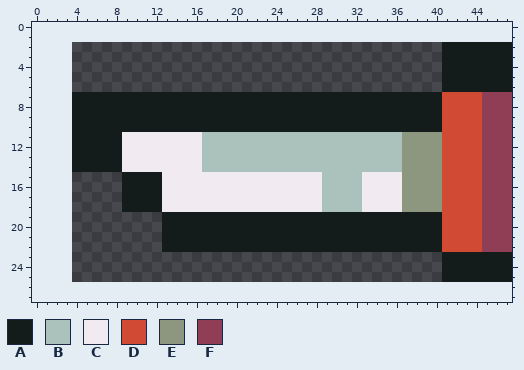
Edited in one commit: pixel-art sprite (pictures/weapons/sword/left.png). Above, as it was before the edit.
The file is 44x24 pixels. The old version is drawn lined up with the new one, on the new canvas.
Palette (. is transparent): A #141b1b  B #abc2bc  C #f2eaf1  D #d14b34  E #8d977f  F #8f3e56
New version:
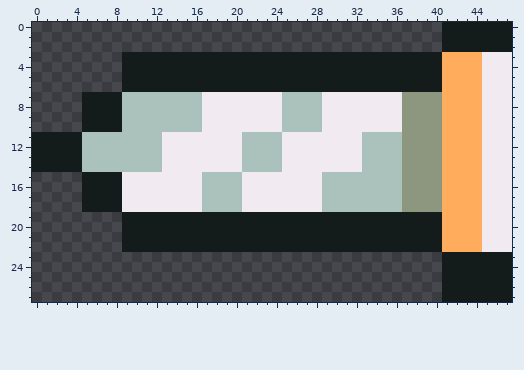
Changes in this commit:
canvas 44x24 -> 48x28, the old top-left corner now at 4,2
@@ palette @@
-D #d14b34
+D #ffad5d
@@ x 0..47 @@
- 0 ................................................
- 1 ................................................
+ 0 .........................................AAAAAAA
+ 1 .........................................AAAAAAA
  2 .........................................AAAAAAA
- 3 .........................................AAAAAAA
- 4 .........................................AAAAAAA
- 5 .........................................AAAAAAA
- 6 .........................................AAAAAAA
- 7 ....AAAAAAAAAAAAAAAAAAAAAAAAAAAAAAAAAAAAADDDDFFF
- 8 ....AAAAAAAAAAAAAAAAAAAAAAAAAAAAAAAAAAAAADDDDFFF
- 9 ....AAAAAAAAAAAAAAAAAAAAAAAAAAAAAAAAAAAAADDDDFFF
-10 ....AAAAAAAAAAAAAAAAAAAAAAAAAAAAAAAAAAAAADDDDFFF
-11 ....AAAAACCCCCCCCBBBBBBBBBBBBBBBBBBBBEEEEDDDDFFF
-12 ....AAAAACCCCCCCCBBBBBBBBBBBBBBBBBBBBEEEEDDDDFFF
-13 ....AAAAACCCCCCCCBBBBBBBBBBBBBBBBBBBBEEEEDDDDFFF
-14 ....AAAAACCCCCCCCBBBBBBBBBBBBBBBBBBBBEEEEDDDDFFF
-15 .........AAAACCCCCCCCCCCCCCCCBBBBCCCCEEEEDDDDFFF
-16 .........AAAACCCCCCCCCCCCCCCCBBBBCCCCEEEEDDDDFFF
-17 .........AAAACCCCCCCCCCCCCCCCBBBBCCCCEEEEDDDDFFF
-18 .........AAAACCCCCCCCCCCCCCCCBBBBCCCCEEEEDDDDFFF
-19 .............AAAAAAAAAAAAAAAAAAAAAAAAAAAADDDDFFF
-20 .............AAAAAAAAAAAAAAAAAAAAAAAAAAAADDDDFFF
-21 .............AAAAAAAAAAAAAAAAAAAAAAAAAAAADDDDFFF
-22 .............AAAAAAAAAAAAAAAAAAAAAAAAAAAADDDDFFF
+ 3 .........AAAAAAAAAAAAAAAAAAAAAAAAAAAAAAAADDDDCCC
+ 4 .........AAAAAAAAAAAAAAAAAAAAAAAAAAAAAAAADDDDCCC
+ 5 .........AAAAAAAAAAAAAAAAAAAAAAAAAAAAAAAADDDDCCC
+ 6 .........AAAAAAAAAAAAAAAAAAAAAAAAAAAAAAAADDDDCCC
+ 7 .....AAAABBBBBBBBCCCCCCCCBBBBCCCCCCCCEEEEDDDDCCC
+ 8 .....AAAABBBBBBBBCCCCCCCCBBBBCCCCCCCCEEEEDDDDCCC
+ 9 .....AAAABBBBBBBBCCCCCCCCBBBBCCCCCCCCEEEEDDDDCCC
+10 .....AAAABBBBBBBBCCCCCCCCBBBBCCCCCCCCEEEEDDDDCCC
+11 AAAAABBBBBBBBCCCCCCCCBBBBCCCCCCCCBBBBEEEEDDDDCCC
+12 AAAAABBBBBBBBCCCCCCCCBBBBCCCCCCCCBBBBEEEEDDDDCCC
+13 AAAAABBBBBBBBCCCCCCCCBBBBCCCCCCCCBBBBEEEEDDDDCCC
+14 AAAAABBBBBBBBCCCCCCCCBBBBCCCCCCCCBBBBEEEEDDDDCCC
+15 .....AAAACCCCCCCCBBBBCCCCCCCCBBBBBBBBEEEEDDDDCCC
+16 .....AAAACCCCCCCCBBBBCCCCCCCCBBBBBBBBEEEEDDDDCCC
+17 .....AAAACCCCCCCCBBBBCCCCCCCCBBBBBBBBEEEEDDDDCCC
+18 .....AAAACCCCCCCCBBBBCCCCCCCCBBBBBBBBEEEEDDDDCCC
+19 .........AAAAAAAAAAAAAAAAAAAAAAAAAAAAAAAADDDDCCC
+20 .........AAAAAAAAAAAAAAAAAAAAAAAAAAAAAAAADDDDCCC
+21 .........AAAAAAAAAAAAAAAAAAAAAAAAAAAAAAAADDDDCCC
+22 .........AAAAAAAAAAAAAAAAAAAAAAAAAAAAAAAADDDDCCC
 23 .........................................AAAAAAA
@@ x 39..47 @@
 25 ..AAAAAAA
-26 .........
-27 .........
+26 ..AAAAAAA
+27 ..AAAAAAA
Pixel boxes of the changes (left, top, right, bottom) in both pictures:
changed: (32, 22, 512, 302)
